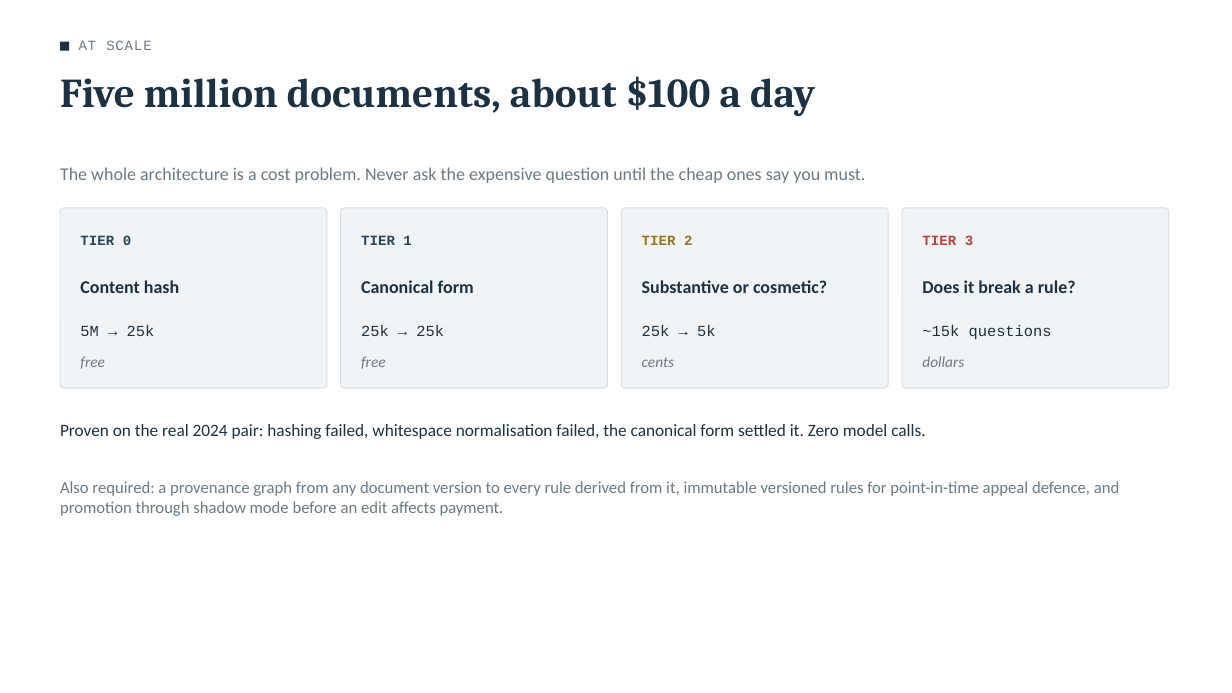
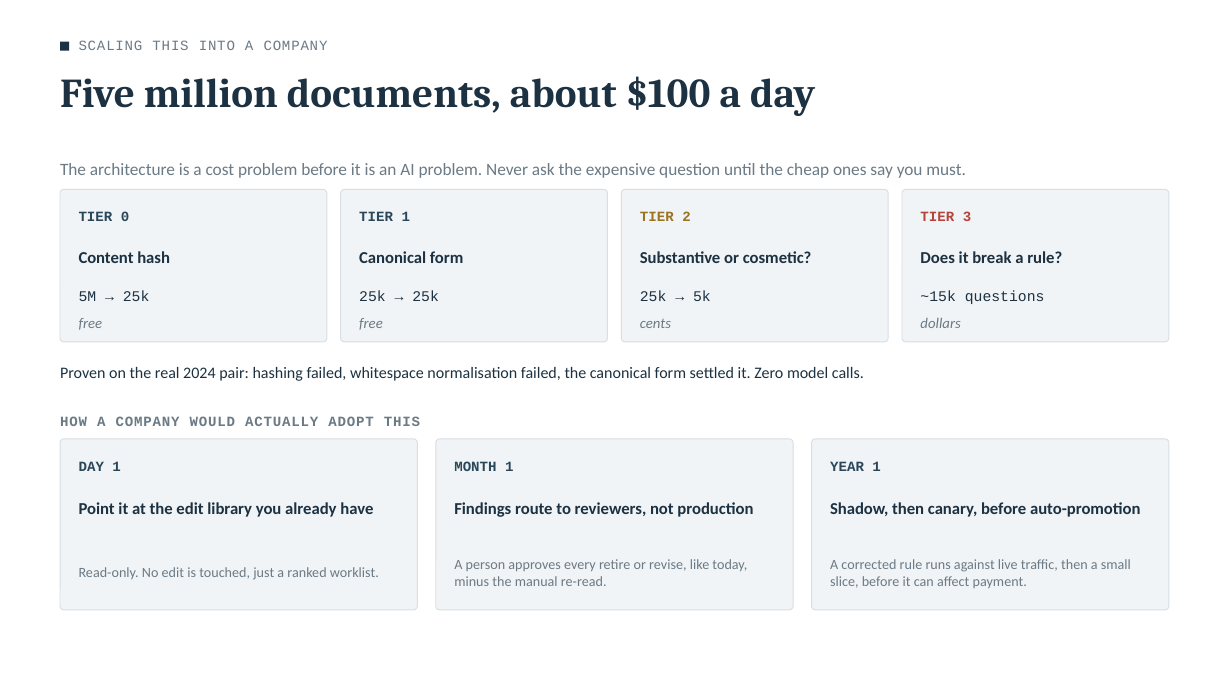
Before and after one commit to nitinchaube/Policy-Drift-Monitor, a slide deck: slide 10 of slides/Presentation.pptx (slide 9 before the commit). Drawn at 1232x693 pixels with LibreOffice and Linux fonts; fonts in the diff are those of the drawing. Boxes give left, top, right and bottom in pixels: in the first picture for what was removed or moved away, otherwise in the second. Text is boxed around its words. In the diff, an @@ line names an element or a change of style, - is before the commit and + after.

```diff
--- a/slides/Presentation.pptx
+++ b/slides/Presentation.pptx
@@ text at bbox=[79, 40, 328, 50]: text changed @@
-AT SCALE
+SCALING THIS INTO A COMPANY
@@ text at bbox=[60, 163, 965, 178]: text changed; size 14 to 13.5 pt @@
-The whole architecture is a cost problem. Never ask the expensive question until the cheap ones say you must.
+The architecture is a cost problem before it is an AI problem. Never ask the expensive question until the cheap ones say you must.
@@ rounded rectangle: place and size @@
-rounded rectangle at bbox=[60, 208, 327, 388]
+rounded rectangle at bbox=[60, 189, 327, 342]
@@ rounded rectangle: place and size @@
-rounded rectangle at bbox=[341, 208, 608, 388]
+rounded rectangle at bbox=[341, 189, 608, 342]
@@ rounded rectangle: place and size @@
-rounded rectangle at bbox=[621, 208, 888, 388]
+rounded rectangle at bbox=[621, 189, 888, 342]
@@ 4 texts: place and size @@
-4 texts at bbox=[80, 235, 973, 245]
+4 texts at bbox=[79, 211, 971, 221]
@@ proportions changed in 4 elements at bbox=[60, 189, 327, 342], bbox=[341, 189, 608, 342], bbox=[621, 189, 888, 342], bbox=[902, 189, 1169, 342] @@
@@ rounded rectangle: place and size @@
-rounded rectangle at bbox=[902, 208, 1169, 388]
+rounded rectangle at bbox=[902, 189, 1169, 342]
@@ text "Content hash": place and size @@
-text "Content hash" at bbox=[80, 280, 179, 293]
+text "Content hash" at bbox=[79, 251, 170, 263]
@@ text "Canonical form": place and size @@
-text "Canonical form" at bbox=[361, 280, 474, 293]
+text "Canonical form" at bbox=[359, 251, 463, 263]
@@ size 14 to 13 pt in 4 elements at bbox=[79, 251, 170, 263], bbox=[359, 251, 463, 263], bbox=[920, 251, 1062, 263], bbox=[640, 251, 812, 263] @@
@@ text "Substantive or cosmetic?": place and size @@
-text "Substantive or cosmetic?" at bbox=[642, 280, 827, 293]
+text "Substantive or cosmetic?" at bbox=[640, 251, 812, 263]
@@ text "Does it break a rule?": place and size @@
-text "Does it break a rule?" at bbox=[922, 280, 1076, 293]
+text "Does it break a rule?" at bbox=[920, 251, 1062, 263]
@@ 4 texts: place and size @@
-4 texts at bbox=[80, 325, 1052, 340]
+4 texts at bbox=[79, 290, 1045, 304]
@@ size 12 to 11.5 pt in 8 elements at bbox=[79, 290, 150, 301], bbox=[359, 290, 439, 301], bbox=[920, 290, 1045, 304], bbox=[640, 290, 711, 301], bbox=[79, 318, 103, 330], bbox=[359, 318, 383, 330], bbox=[920, 318, 960, 328], bbox=[640, 319, 671, 328] @@
@@ 4 texts: place and size @@
-4 texts at bbox=[80, 356, 964, 369]
+4 texts at bbox=[79, 318, 960, 330]
@@ text "Proven on the real 2024 ...": place and size @@
-text "Proven on the real 2024 ..." at bbox=[60, 424, 925, 439]
+text "Proven on the real 2024 ..." at bbox=[60, 367, 864, 381]
@@ text "Proven on the real 2024 ..." at bbox=[60, 367, 864, 381]: size 13.5 to 12.5 pt @@
@@ text at bbox=[60, 416, 420, 426]: text changed; size 13 to 11 pt; font Calibri to Courier New; bold on @@
-Also required: a provenance graph from any document version to every rule derived from it, immutable versioned rules for point-in-time appeal defence, and promotion through shadow mode before an edit affects payment.
+HOW A COMPANY WOULD ACTUALLY ADOPT THIS
@@ rounded rectangle added at bbox=[60, 439, 418, 610], fill #F1F4F6, outline #D8DEE3 0.75 pt @@
@@ rounded rectangle added at bbox=[436, 439, 794, 610], fill #F1F4F6, outline #D8DEE3 0.75 pt @@
@@ rounded rectangle added at bbox=[811, 439, 1169, 610], fill #F1F4F6, outline #D8DEE3 0.75 pt @@
@@ text added at bbox=[79, 461, 120, 471], 11 pt, text #2A4759, bold @@
+DAY 1
@@ text added at bbox=[454, 461, 513, 471], 11 pt, text #2A4759, bold @@
+MONTH 1
@@ text added at bbox=[830, 461, 880, 471], 11 pt, text #2A4759, bold @@
+YEAR 1
@@ text added at bbox=[79, 502, 373, 517], 13 pt, text #1C3141, bold @@
+Point it at the edit library you already have
@@ text added at bbox=[454, 502, 753, 517], 13 pt, text #1C3141, bold @@
+Findings route to reviewers, not production
@@ text added at bbox=[830, 502, 1140, 517], 13 pt, text #1C3141, bold @@
+Shadow, then canary, before auto-promotion
@@ text added at bbox=[79, 567, 379, 580], 11 pt, text #6B7A85 @@
+Read-only. No edit is touched, just a ranked worklist.
@@ text added at bbox=[454, 559, 747, 586], 11 pt, text #6B7A85 @@
+A person approves every retire or revise, like today, minus the manual re-read.
@@ text added at bbox=[830, 559, 1131, 588], 11 pt, text #6B7A85 @@
+A corrected rule runs against live traffic, then a small slice, before it can affect payment.
```
Also in this commit, not shown: 1 other slide changed, 3 slides added, 13 other files.
